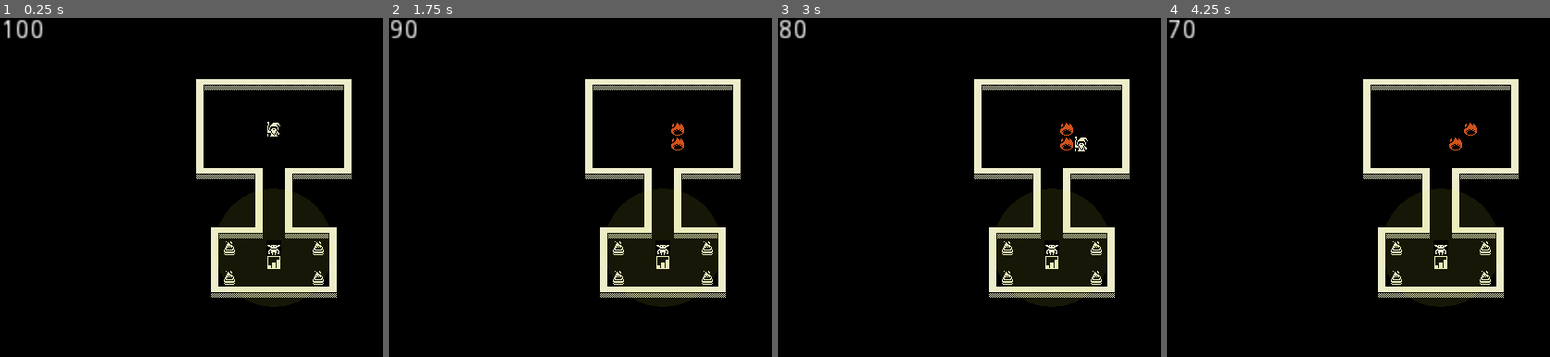
Above: before the commit, frames 1-4 (left to right).
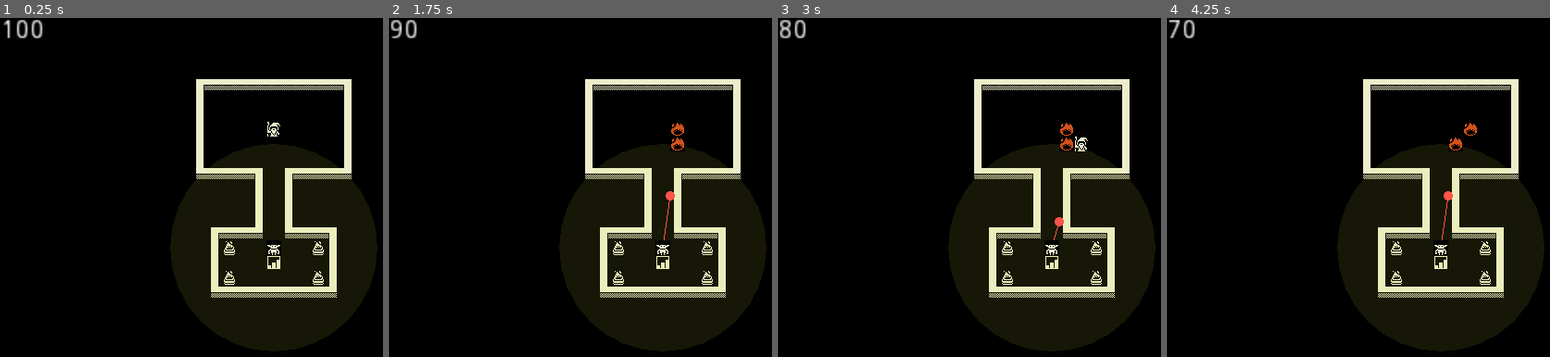
Above: after the commit, the same moments.

Repository: mattherman/7drl-2020
Game: Godot game, scene res://Main.tscn
Same seed, same stepped clock (60 frames per second), same inputs: the game is played once before the commit and once after it.
Inputs:
- Up to frame 1 (0.25 s): no input
- Up to frame 2 (1.75 s): tap Enter (ui_accept) at 0.5, 0.77, 1.25, 1.52 s; hold Right (ui_right) 0.53-1.28 s; hold Z (cast_1) 0.53-1.28 s; hold Down (ui_down) from 1.28 s (still down); tap Z (cast_1) at 1.35 s
- Up to frame 3 (3 s): tap Enter (ui_accept) at 2 s; release Down (ui_down) at 2.03 s; hold Right (ui_right) 2.03-2.78 s; hold Z (cast_1) 2.03-2.78 s; hold Up (ui_up) from 2.78 s (still down); tap Z (cast_1) at 2.85 s
- Up to frame 4 (4.25 s): tap Enter (ui_accept) at 3.02, 3.5, 3.77 s; release Up (ui_up) at 3.53 s; hold Left (ui_left) from 3.53 s (still down); hold Z (cast_1) from 3.53 s (still down)

The runs differ from the first frame. In frame 2, less than 0.1% of the frame differs, in the area x 71-75%, y 51-66%; in frame 3, less than 0.1%; in frame 4, less than 0.1%.

Commit message:
Enemy line of sight targeting working

Diff:
--- a/Enemy.gd
+++ b/Enemy.gd
@@ -2,21 +2,27 @@
 
 var tile_size = Constants.TILE_SIZE
 
+var vis_color = Color(.867, .91, .247, 0.1)
+var laser_color = Color(1.0, .329, .298)
+
 var health = 15
-var detect_radius = 4 * tile_size
-var target: Player
-var vis_color = Color(.867, .91, .247, 0.1)
+export (int) var detect_radius = 7
+var target
+var collision_point
 
 func _ready():
 	add_to_group("can_receive_damage")
 	add_to_group("enemies")
 	hide()
 	var shape = CircleShape2D.new()
-	shape.radius = detect_radius
+	shape.radius = detect_radius * tile_size
 	$Visibility/CollisionShape2D.shape = shape
 
 func _draw():
-	draw_circle(Vector2(), detect_radius, vis_color)
+	draw_circle(Vector2(), detect_radius * tile_size, vis_color)
+	if target:
+		draw_line(Vector2(), (collision_point - position), laser_color)
+		draw_circle((collision_point - position), 5, laser_color)
 
 func start(pos):
 	position = pos.snapped(Vector2.ONE * tile_size)
@@ -26,15 +32,19 @@
 func tick():
 	if health <= 0:
 		queue_free()
-	if target:
+	if target && is_target_visible():
 		pursue_player()
-#	$LineOfSightRay.cast_to = target.position
-#	$LineOfSightRay.force_raycast_update()
-#	if $LineOfSightRay.is_colliding():
-#		print("enemy: position %s" % position)
-#		print("ray_collision: position %s" % $LineOfSightRay.get_collision_point())
-#		print("ray_colliction: collider %s" % $LineOfSightRay.get_collider())
-#		pursue_player()
+	update()
+
+func is_target_visible():
+	collision_point = target.position
+	$LineOfSightRay.cast_to = target.position - position
+	$LineOfSightRay.force_raycast_update()
+	if $LineOfSightRay.is_colliding():
+		collision_point = $LineOfSightRay.get_collision_point()
+		return false
+	else:
+		return true
 
 func pursue_player():
 	print("enemy: pursue")
@@ -44,7 +54,8 @@
 
 func _on_Visibility_area_entered(area):
 	if area is Player:
-		target = area as Player
+		target = area
 
 func _on_Visibility_area_exited(area):
-	target = null
+	if target == area:
+		target = null
